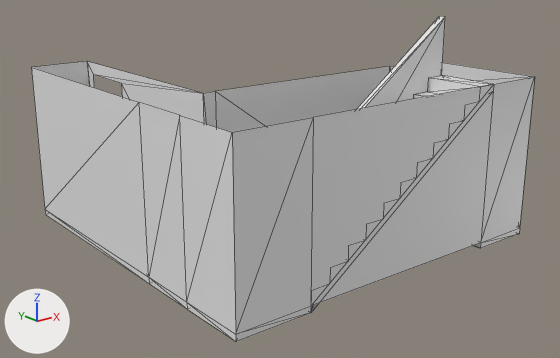
Renders of the glTF model assets/models/corridor.glb from each side of a commit.
Both versions are drawn from a camera (50 mm lens) standing at (-7.52, -11.97, 4.58) and looking at (0.05, -2.52, 0.79). Lighting does not change. The marker at lower left points along +X, +Y and +Z. Mesh edges are drawn as thin lines. Vertices at the same position are counted once.

In view in the first picture: 'corridor'.
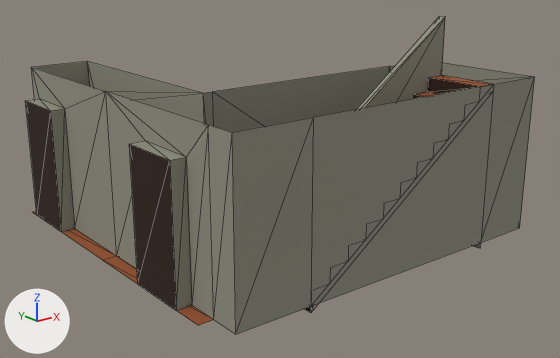
Scene script edits in JSON lines:
```json
{"op": "add", "block": "mat_concrete", "code": ["mat_concrete = principled_material('concrete')", "mat_concrete.base_color = (0.281, 0.281, 0.219)  # grey #909081", "mat_concrete.roughness = 1.0"]}
{"op": "add", "block": "mat_platre", "code": ["mat_platre = principled_material('platre')", "mat_platre.base_color = (0.8, 0.8, 0.8)  # white #e7e7e7", "mat_platre.roughness = 0.667"]}
{"op": "add", "block": "mat_lighter_wood", "code": ["mat_lighter_wood = principled_material('lighter_wood')", "mat_lighter_wood.base_color = (0.319, 0.0879, 0.027)  # brown #99542e", "mat_lighter_wood.roughness = 1.0"]}
{"op": "add", "block": "mat_darker_wood", "code": ["mat_darker_wood = principled_material('darker_wood')", "mat_darker_wood.base_color = (0.0254, 0.00918, 0.00402)  # brown #2c180d", "mat_darker_wood.roughness = 1.0"]}
{"block": "me_cube_010", "where": "# used by ob_corridor; location = (0.0, 0.0, 0.0)"}
{"op": "remove", "block": "me_cube_010", "code": "me_cube_010.from_pydata(...)  # 117 vertices, 178 faces; spans x -2.7..3.16, y -5.1..0.65, z -0.1..3.4"}
{"op": "add", "block": "me_cube_010", "code": "me_cube_010.from_pydata(...)  # 126 vertices, 172 faces; spans x -2.93..3.16, y -5.1..0.65, z -0.1..3.4"}
{"block": "me_cube_010", "change": "me_cube_010 part 1"}
{"block": "me_cube_010", "change": "15 vertices are removed from x -2.7..3.02, y -5.1..0.65, z -0.1..2.5"}
{"block": "me_cube_010", "change": "50 faces are deleted"}
{"block": "me_cube_010", "change": "3 vertices move from x -1.7..-1.5, y -3.0..0.44, z 2.29..2.5 to x -1.7..-1.54, y -3.0..0.44, z 2.0..2.5"}
{"block": "me_cube_010", "change": "14 vertices are added at x -2.93..-1.54, y -4.63..0.65, z 0.0..2.5"}
{"block": "me_cube_010", "change": "10 new vertices lie (0.23, 0.0, 0.0) away from vertices in x -2.93, y -4.63..0.44, z 0.0..2.0"}
{"block": "me_cube_010", "change": "4 new faces join them, mat_darker_wood (brown #2c180d)"}
{"block": "me_cube_010", "change": "11 new faces join them, mat_lighter_wood (brown #99542e)"}
{"block": "me_cube_010", "change": "29 new faces join them, mat_concrete (grey #909081)"}
{"block": "me_cube_010", "change": "me_cube_010 part 2: 22 faces spanning x -1.5..1.69, y -5.1..-4.12, z -0.1..2.5 switch from mat_material (white #e7e7e7) to mat_darker_wood (brown #2c180d)"}
{"block": "me_cube_010", "change": "me_cube_010 part 3: 27 faces spanning x -2.7..3.02, y -5.1..-3.0, z 0.0..2.5 switch from mat_material (white #e7e7e7) to mat_lighter_wood (brown #99542e)"}
{"block": "me_cube_010", "change": "me_cube_010 part 4: 75 faces spanning x -2.7..3.16, y -5.1..0.65, z -0.1..3.4 switch from mat_material (white #e7e7e7) to mat_concrete (grey #909081)"}
{"op": "add", "block": "me_cube_010", "code": "me_cube_010.materials.append(mat_platre)  # white #e7e7e7"}
```

Location of each change, (x1, y1, x2, y2) in pixels of the pictures (560 x 358 px; the box of a moved part takes in the faces that stretch with it):
```json
{"object": "corridor", "change": "reshaped", "before": [31, 16, 534, 342], "after": [26, 16, 534, 334]}
{"part": 1, "of": "me_cube_010", "change": "moved or reshaped", "before": [31, 61, 520, 342], "after": [26, 61, 389, 334]}
{"part": 2, "of": "me_cube_010", "change": "recoloured", "before": [414, 78, 480, 99], "after": [414, 78, 480, 99]}
{"part": 3, "of": "me_cube_010", "change": "recoloured", "before": [414, 75, 492, 97], "after": [414, 75, 492, 97], "on screen": "white to brown"}
{"part": 4, "of": "me_cube_010", "change": "recoloured", "before": [32, 16, 534, 334], "after": [32, 16, 534, 334]}
```
